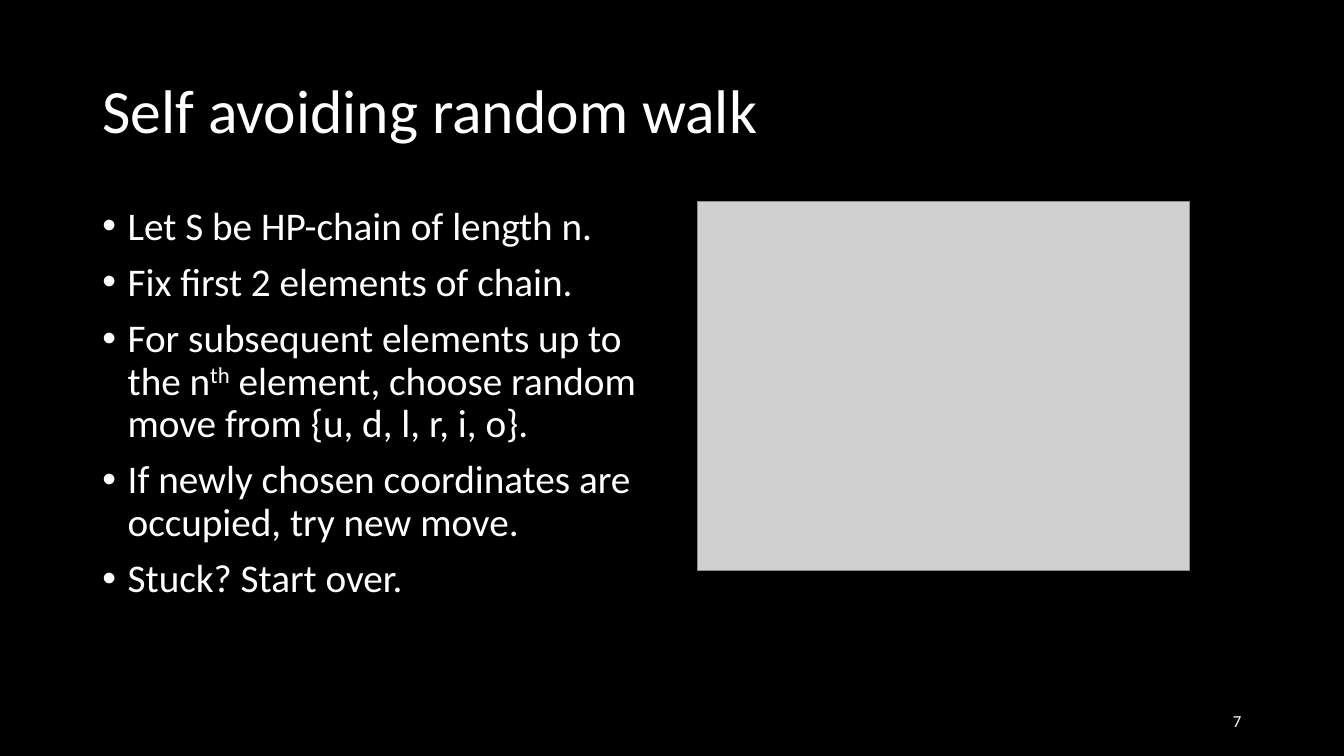
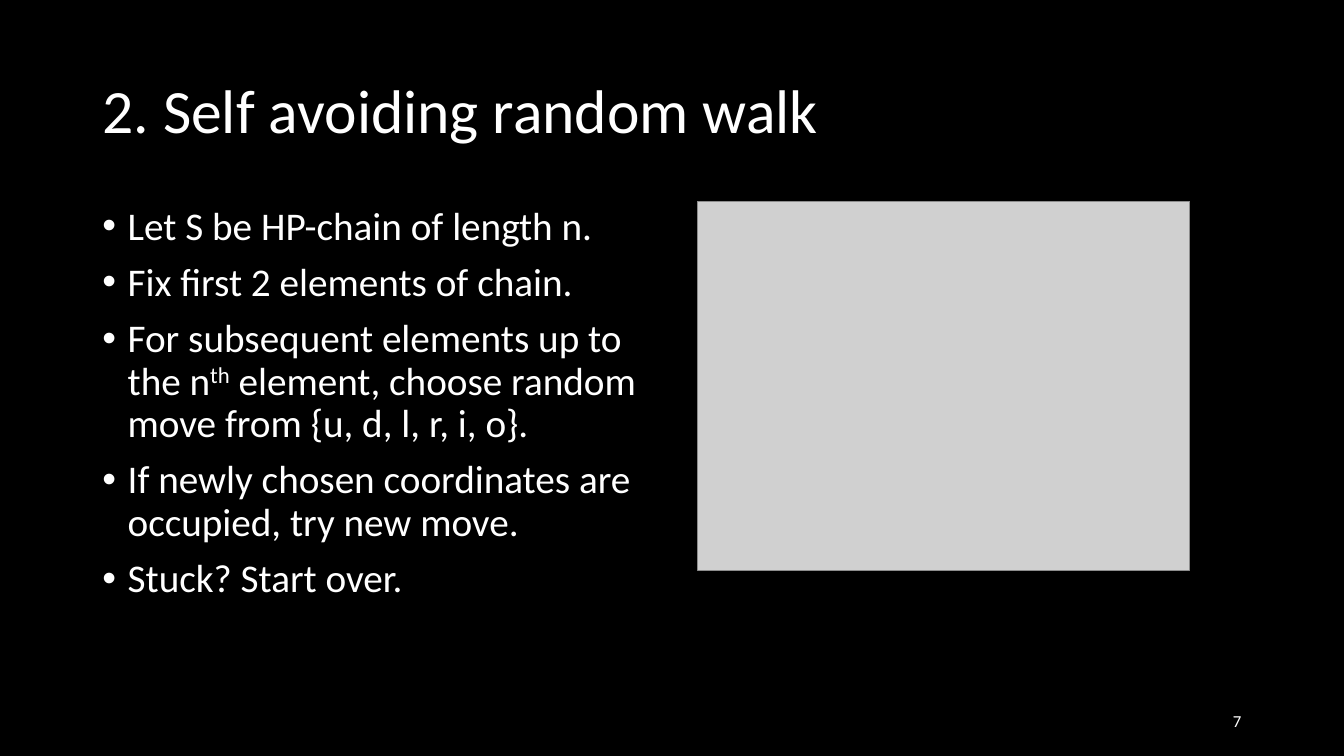
Before and after one commit to Loek21/Protein-Pow-d-er, a slide deck: slide 7 of Documentation/PPP, Week 2, Meeting 1.pptx. Drawn at 1344x756 pixels with LibreOffice and Linux fonts; fonts in the diff are those of the drawing; grey boxes stand for pictures. Boxes give left, top, right and bottom in pixels: in the first picture for what was removed or moved away, otherwise in the second. Text is boxed around its words. In the diff, an @@ line names an element or a change of style, - is before the commit and + after.

Commit message:
PPP: Update
Done:
My slides
Numbering of titles
Added few pictures in my slides
Reformatted presentationformat slide
Removed Datastructure reminder slide

```diff
--- a/Documentation/PPP, Week 2, Meeting 1.pptx
+++ b/Documentation/PPP, Week 2, Meeting 1.pptx
@@ title at bbox=[102, 90, 818, 144]: text changed @@
-Self avoiding random walk
+2. Self avoiding random walk
```
Also in this commit, not shown: 14 other slides changed, 2 other files.
